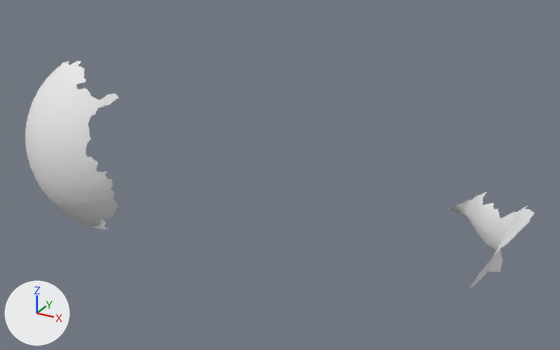
Renders of the OBJ model res/tangential2/LargeSphere_tangential_02.000065.obj from each side of a commit.
Before and after are seen from a 50 mm lens placed at (559.0, -1564.0, 414.0), pointed at (11.0, -567.0, -85.0). Arrows for +X, +Y and +Z are at lower left; the lights stay in place. Where no turn or scale is listed for an object, it has been applied to the vertices.

Names of what the first picture shows: 'LargeSphere_tangential_02.000065'.
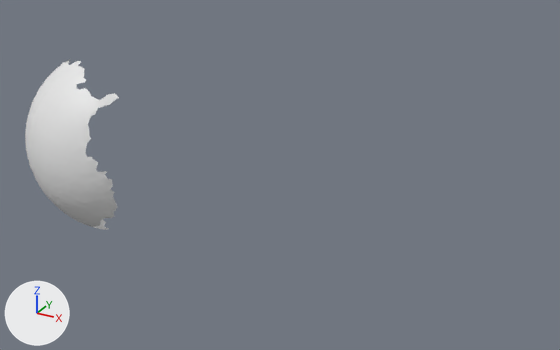
Boxes (x1, y1, x2, y2) around the edits, measured in the pictures (560 x 350 px):
'LargeSphere_tangential_02.000065', reshaped (81% narrower, 26% shorter)
    before: (25, 59, 534, 289)
    after: (25, 59, 119, 230)
part 1 of me_largesphere_tangential_02_000065, deleted
    before: (449, 192, 534, 289)

The change, as a diff of the scene's bpy script:
```diff
--- a/res/tangential2/LargeSphere_tangential_02.000065.obj.py
+++ b/res/tangential2/LargeSphere_tangential_02.000065.obj.py
@@ me_largesphere_tangential_02_000065 @@
 me_largesphere_tangential_02_000065.from_pydata(...)  # 10549 vertices, 20825 faces; spans x -377.0..397.0, y -809.0..-301.0, z -222.0..102.0
 # used by ob_largesphere_tangential_02_000065; location = (0.0, 0.0, 0.0)
-me_largesphere_tangential_02_000065.materials.append(mat_largesphere_tangential_02_000065)  # white #e7e7e7
+# me_largesphere_tangential_02_000065 part 1: the loose piece of 959 vertices spanning x 218.0..397.0, y -568.0..-301.0, z -222.0..-85.0 is deleted
```
